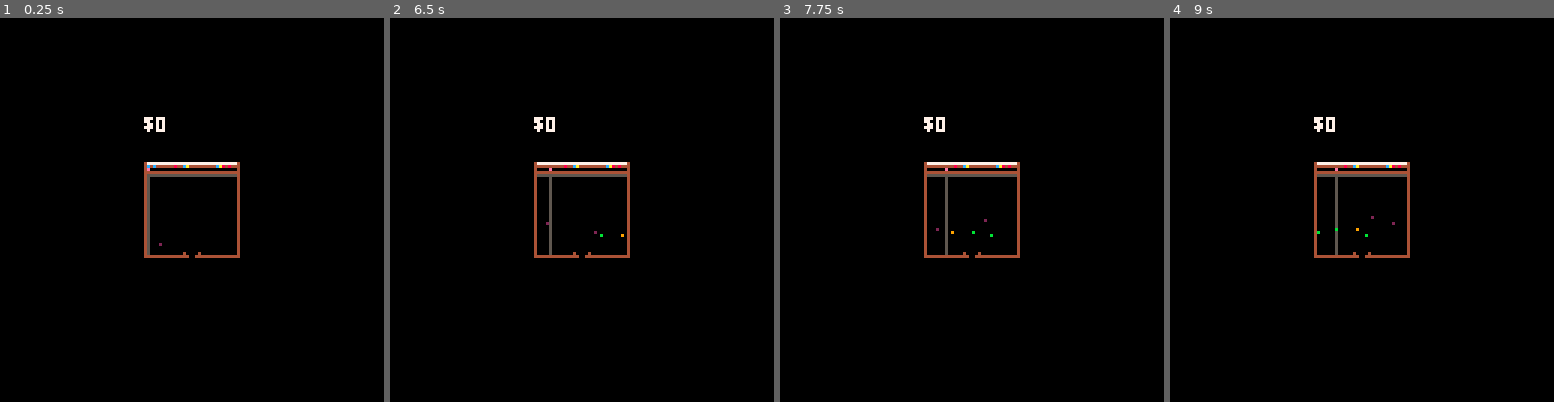
Above: before the commit, frames 1-4 (left to right).
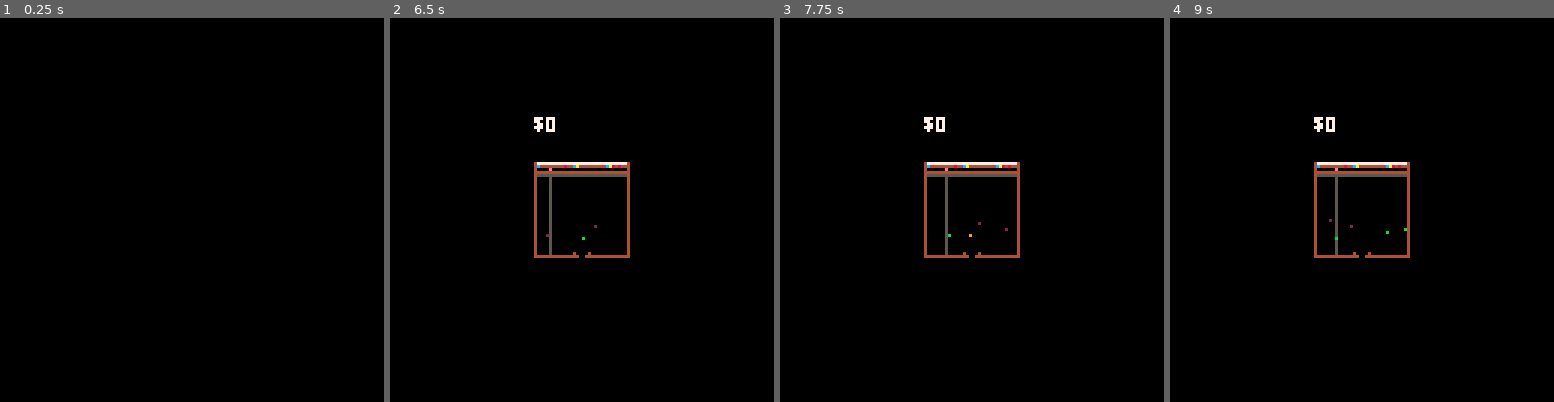
Above: after the commit, the same moments.

Repository: DebugDrawRay/pixeltender
Game: PICO-8 cartridge pixeltender.p8
Same seed, same stepped clock (60 frames per second), same inputs: the game is played once before the commit and once after it.
Inputs:
- Up to frame 1 (0.25 s): no input
- Up to frame 2 (6.5 s): tap O (Z key) at 0.7, 1.7, 2.1, 2.5, 2.9, 3.3, 3.7, 4.1, 4.5, 4.9, 5.3, 5.7, 6.1 s; hold Right 1.6-2.1 s; hold Up 2.15-2.42 s; hold Right 2.47-3.03 s; hold Left 3.08-3.58 s; hold Down 3.63-3.97 s; hold Right 4.02-4.68 s; hold Up 4.73-5.03 s; hold Left 5.08-5.68 s; hold Down 5.73-6.03 s; hold Right from 6.08 s (still down)
- Up to frame 3 (7.75 s): tap O (Z key) every 0.4 s from 6.5 to 7.7 s; release Right at 6.58 s; hold Right 6.63-7.13 s; hold Up 7.18-7.45 s; hold Right from 7.5 s (still down)
- Up to frame 4 (9 s): release Right at 8.07 s; tap O (Z key) at 8.1, 8.5, 8.9 s; hold Left 8.12-8.62 s; hold Down from 8.67 s (still down)

The runs differ from the first frame. In frame 1, 1.6% of the frame differs, in the area x 37-63%, y 25-63%; in frame 2, less than 0.1%; in frame 3, less than 0.1%; in frame 4, less than 0.1%.

Commit message:
Screen logic

Diff:
--- a/pixeltender.p8
+++ b/pixeltender.p8
@@ -40,7 +40,7 @@
 custprop.refilltime = 0
 custprop.refilltimemin = 1
 custprop.refilltimemax = 4
-custprop.maxcust = 20
+custprop.maxcust = 35
 custprop.movetime = 0
 custprop.collision = {4}
 custprop.tip = 5
@@ -52,11 +52,10 @@
 seatprop.current = 0
 seatprop.startx = bar.x + 1
 seatprop.y = bar.y + 4
-seatprop.maxseat = 30
+seatprop.maxseat = 29
 
 currentdrinks = {}
 currentcustomers ={}
-currentseats = {}
 
 state = {}
 state.score = {}
@@ -69,17 +68,45 @@
 
 function _init()
 cls()
-start_game()
+show_title()
 end
 
 function _update()
 scrn.upd()
+end
+
+function _draw()
 scrn.drw()
+end
+
+function show_title()
+scrn.upd = update_title
+scrn.drw = draw_title
 end
 
 function start_game()
 scrn.upd = update_game
 scrn.drw = draw_game
+end
+
+function end_game()
+scrn.upd = update_endgame
+scrn.drw = draw_endgame
+end
+
+function update_title()
+update_title_input()
+end
+
+function draw_title()
+draw_title_screen()
+draw_title_tutorial()
+end
+
+function update_title_input()
+if(btnp(4)) then
+start_game()
+end
 end
 
 function update_game()
@@ -87,6 +114,9 @@
 update_shelf()
 update_drinks()
 update_customers()
+if(seatprop.current > seatprop.maxseat)then
+end_game()
+end
 end
 
 function draw_game()
@@ -98,6 +128,14 @@
 draw_drinks()
 draw_customers()
 draw_seats()
+end
+
+function update_endgame()
+end
+
+function draw_endgame()
+cls()
+draw_gameover()
 end
 
 function update_tender()
@@ -354,6 +392,16 @@
 pset(seat.x, seat.y, seat.col)
 end
 end
+
+function draw_gameover()
+print("game over u loser :c",bar.x,bar.y-25,7)
+end
+
+function draw_title_screen()
+end
+
+function draw_title_tutorial()
+end
 __gfx__
 47777777777777777777777777777774000000000000000000000000000000000000000000000000000000000000000000000000000000000000000000000000
 44444444444444444444444444444444000000000000000000000000000000000000000000000000000000000000000000000000000000000000000000000000
